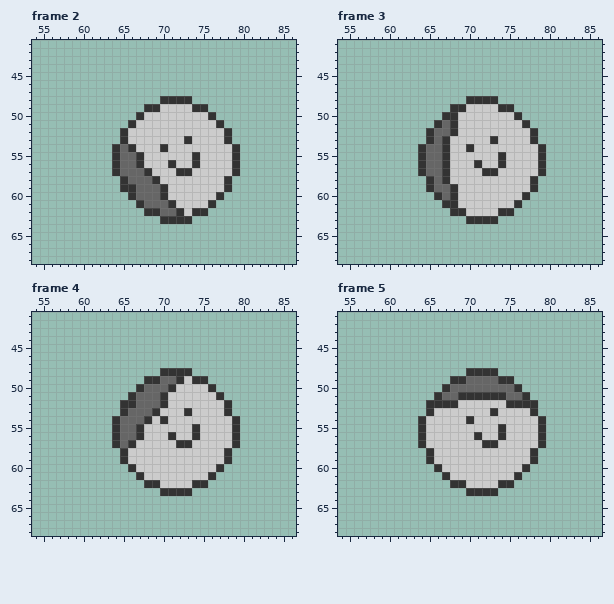
One commit to this pixel-art file: Assets/Sprites/Cowball/Cowball.aseprite. This is how it looked before the edit.
128x96 pixels, 8 frames. Shown: frame 2: x 54..86, y 41..68; frame 3: x 54..86, y 41..68; frame 4: x 54..86, y 41..68; frame 5: x 54..86, y 41..68. The commit also changed other frames, which this record leaves out.
Now the later version:
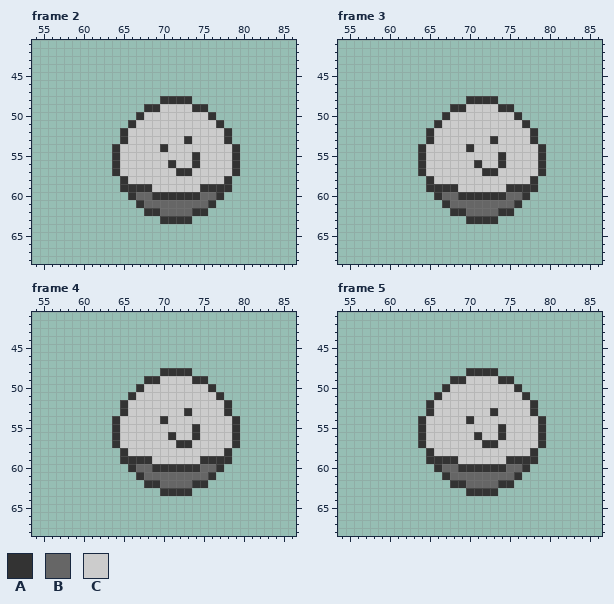
Palette (. is transparent): A #333333  B #666666  C #cccccc
Difference:
layer "Cowball/Ball" now shown
layer "Roll/Ball" now hidden
--- frame 2
@@ x 63..79 @@
 53 ..ACCCCCCCACCCCA.
-54 .ABACCCACCCCCCCCA
-55 .ABBACCCCCCACCCCA
-56 .ABBACCCACCACCCCA
-57 .ABBBACCCAACCCCCA
-58 ..ABBBACCCCCCCCA.
-59 ..AABBBACCCCCCCA.
-60 ...ABBBACCCCCCA..
-61 ....ABBBACCCCA...
-62 .....AABBACAA....
+54 .ACCCCCACCCCCCCCA
+55 .ACCCCCCCCCACCCCA
+56 .ACCCCCCACCACCCCA
+57 .ACCCCCCCAACCCCCA
+58 ..ACCCCCCCCCCCCA.
+59 ..AAAACCCCCCAAAA.
+60 ...ABBAAAAAABBA..
+61 ....ABBBBBBBBA...
+62 .....AABBBBAA....
 63 .......AAAA......
--- frame 3
@@ x 63..79 @@
 49 .....AACCCCAA....
-50 ....AACCCCCCCA...
-51 ...ABACCCCCCCCA..
-52 ..ABBACCCCCCCCCA.
-53 ..ABACCCCCACCCCA.
-54 .ABBACCACCCCCCCCA
-55 .ABBACCCCCCACCCCA
-56 .ABBACCCACCACCCCA
-57 .ABBACCCCAACCCCCA
-58 ..ABACCCCCCCCCCA.
-59 ..ABBACCCCCCCCCA.
-60 ...ABACCCCCCCCA..
-61 ....AACCCCCCCA...
-62 .....AACCCCAA....
+50 ....ACCCCCCCCA...
+51 ...ACCCCCCCCCCA..
+52 ..ACCCCCCCCCCCCA.
+53 ..ACCCCCCCACCCCA.
+54 .ACCCCCACCCCCCCCA
+55 .ACCCCCCCCCACCCCA
+56 .ACCCCCCACCACCCCA
+57 .ACCCCCCCAACCCCCA
+58 ..ACCCCCCCCCCCCA.
+59 ..AAAACCCCCCAAAA.
+60 ...ABBAAAAAABBA..
+61 ....ABBBBBBBBA...
+62 .....AABBBBAA....
 63 .......AAAA......
--- frame 4
@@ x 63..79 @@
 48 .......AAAA......
-49 .....AABBACAA....
-50 ....ABBBACCCCA...
-51 ...ABBBACCCCCCA..
-52 ..AABBBACCCCCCCA.
-53 ..ABBBACCCACCCCA.
-54 .ABBBACACCCCCCCCA
-55 .ABBACCCCCCACCCCA
-56 .ABBACCCACCACCCCA
-57 .ABACCCCCAACCCCCA
+49 .....AACCCCAA....
+50 ....ACCCCCCCCA...
+51 ...ACCCCCCCCCCA..
+52 ..ACCCCCCCCCCCCA.
+53 ..ACCCCCCCACCCCA.
+54 .ACCCCCACCCCCCCCA
+55 .ACCCCCCCCCACCCCA
+56 .ACCCCCCACCACCCCA
+57 .ACCCCCCCAACCCCCA
 58 ..ACCCCCCCCCCCCA.
-59 ..ACCCCCCCCCCCCA.
-60 ...ACCCCCCCCCCA..
-61 ....ACCCCCCCCA...
-62 .....AACCCCAA....
+59 ..AAAACCCCCCAAAA.
+60 ...ABBAAAAAABBA..
+61 ....ABBBBBBBBA...
+62 .....AABBBBAA....
 63 .......AAAA......
--- frame 5
@@ x 64..79 @@
 48 ......AAAA......
-49 ....AABBBBAA....
-50 ...ABBBBBBBBA...
-51 ..ABBAAAAAABBA..
-52 .AAAACCCCCCAAAA.
+49 ....AACCCCAA....
+50 ...ACCCCCCCCA...
+51 ..ACCCCCCCCCCA..
+52 .ACCCCCCCCCCCCA.
 53 .ACCCCCCCACCCCA.
@@ x 64..79 @@
 58 .ACCCCCCCCCCCCA.
-59 .ACCCCCCCCCCCCA.
-60 ..ACCCCCCCCCCA..
-61 ...ACCCCCCCCA...
-62 ....AACCCCAA....
+59 .AAAACCCCCCAAAA.
+60 ..ABBAAAAAABBA..
+61 ...ABBBBBBBBA...
+62 ....AABBBBAA....
 63 ......AAAA......
Changed places in both pictures, as pixel boxes (x1, y1, x2, y2):
changed: (120, 144, 224, 216)
changed: (426, 112, 530, 216)
changed: (120, 376, 224, 488)
changed: (434, 376, 530, 408)
changed: (434, 456, 530, 488)
